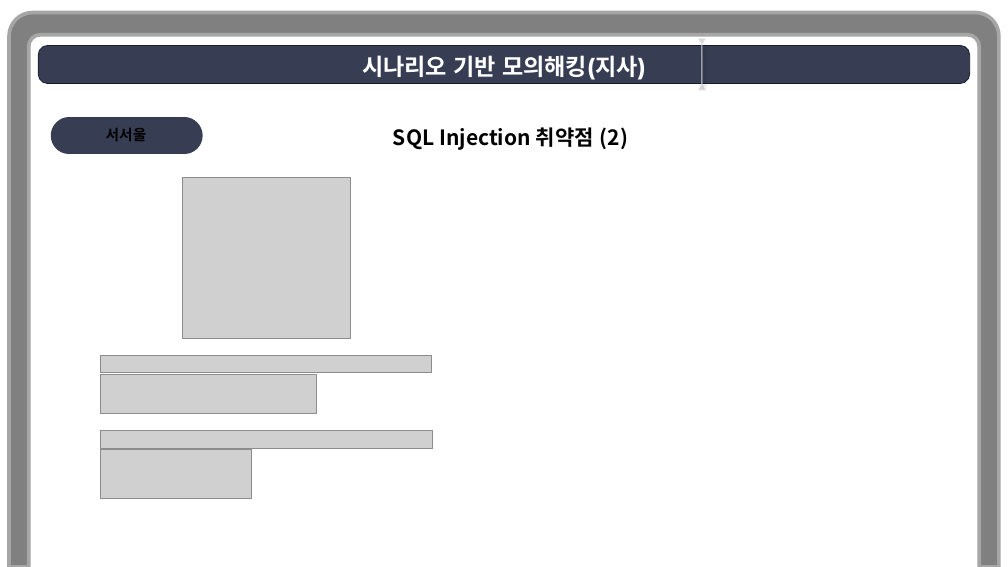
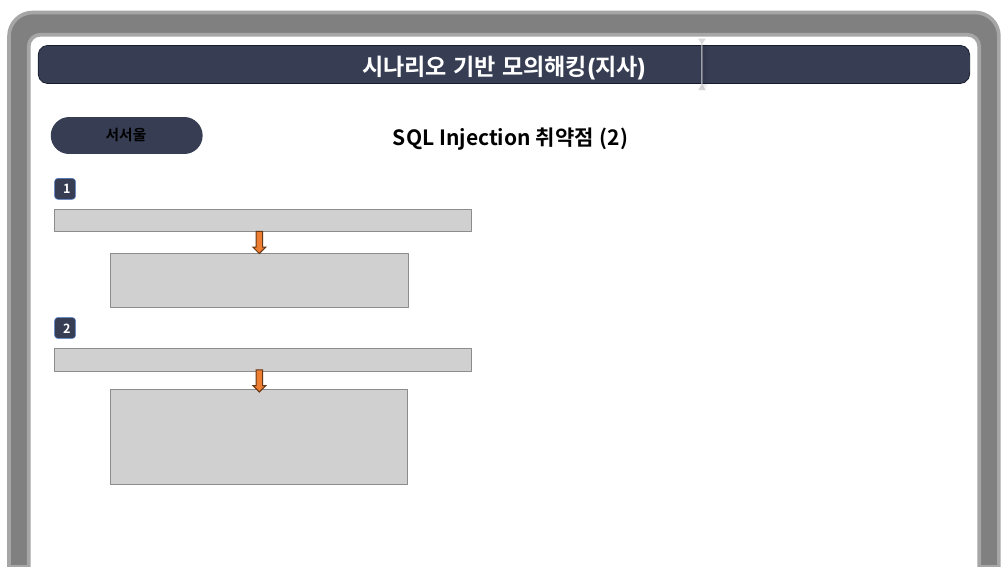
Before and after one commit to scity9799/final_project, a slide deck: slide 18 of 발표자료/4팀_findeR_발표ppt_v0.02.pptx. Drawn at 1008x567 pixels with LibreOffice and Linux fonts; fonts in the diff are those of the drawing; grey boxes stand for pictures; background and template pictures are left out. Boxes give left, top, right and bottom in pixels: in the first picture for what was removed or moved away, otherwise in the second. Text is boxed around its words. In the diff, an @@ line names an element or a change of style, - is before the commit and + after.

```diff
--- a/발표자료/4팀_findeR_발표ppt_v0.02.pptx
+++ b/발표자료/4팀_findeR_발표ppt_v0.02.pptx
@@ rounded rectangle added at bbox=[54, 178, 76, 200], fill #373E54, outline #4472C4 0.5 pt, 12 pt, text #FFFFFF, bold @@
+1
@@ picture removed at bbox=[183, 177, 351, 339] @@
@@ picture: place and size @@
-picture at bbox=[101, 355, 432, 373]
+picture at bbox=[54, 209, 471, 231]
@@ down arrow added at bbox=[253, 231, 266, 253], fill #ED7D31, outline #683715 1 pt @@
@@ picture: place and size @@
-picture at bbox=[100, 375, 316, 414]
+picture at bbox=[110, 254, 408, 308]
@@ rounded rectangle added at bbox=[54, 318, 76, 339], fill #373E54, outline #4472C4 0.5 pt, 12 pt, text #FFFFFF, bold @@
+2
@@ picture: place and size @@
-picture at bbox=[101, 430, 433, 448]
+picture at bbox=[54, 349, 471, 371]
@@ picture: place and size @@
-picture at bbox=[100, 450, 251, 498]
+picture at bbox=[110, 389, 408, 485]
@@ down arrow added at bbox=[253, 370, 266, 392], fill #ED7D31, outline #683715 1 pt @@
```
Also in this commit, not shown: 1 other slide changed.
